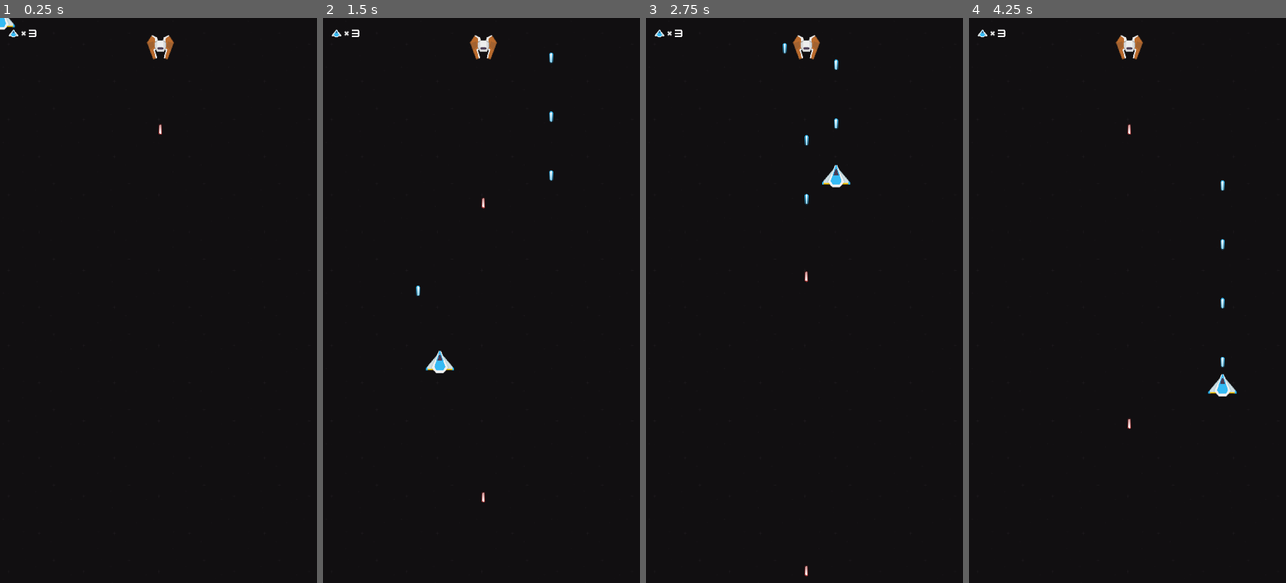
Above: before the commit, frames 1-4 (left to right).
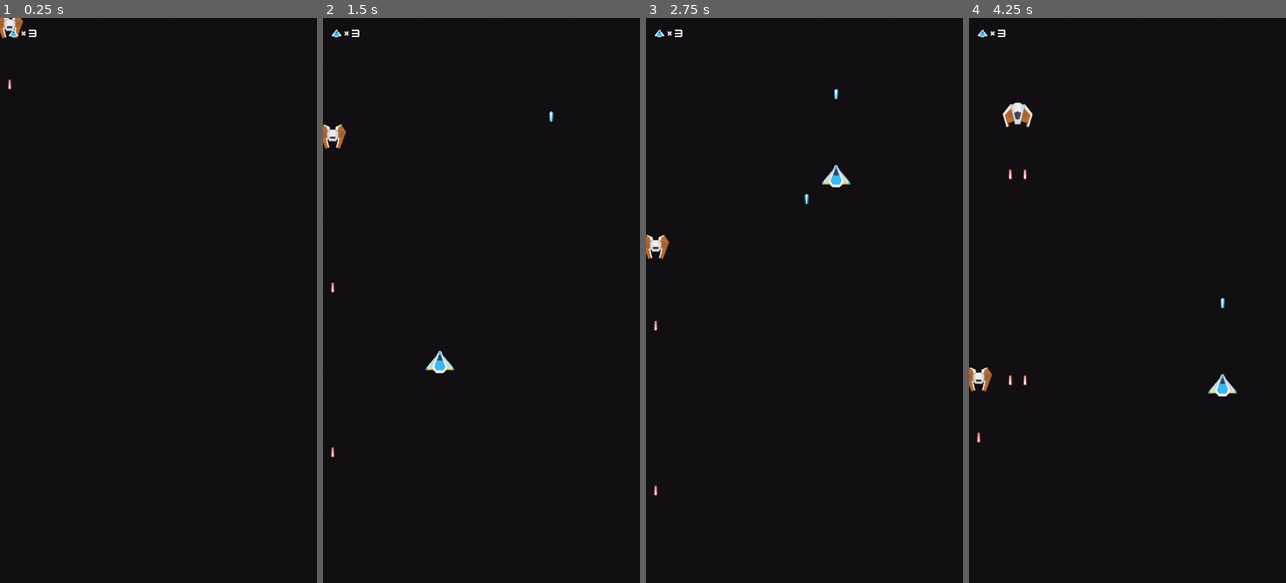
Above: after the commit, the same moments.

Repository: sakkaku-dev/space-shooter
Game: Godot game, scene res://scenes/Game.tscn
The game is run twice, just before and just after one commit, with the same random seed, the same clock (stepped at 60 frames per second) and the same inputs.
Inputs (mouse positions are in pixels of both pictures, inside the frame that each line leads up to):
- Up to frame 1 (0.25 s): no input
- Up to frame 2 (1.5 s): tap Enter at 0.5 s; move the mouse to (551, 272) at 0.52 s; hold Right (ui_right) 0.53-1.25 s; click (551, 272) at 0.67 s; drag from (418, 328) to (484, 430) at 1.27 s
- Up to frame 3 (2.75 s): move the mouse to (836, 176) at 2.02 s; hold Right (ui_right) from 2.03 s (still down)
- Up to frame 4 (4.25 s): release Right (ui_right) at 2.75 s; drag from (1111, 413) to (1108, 46) at 2.77 s; move the mouse to (1222, 385) at 3.52 s; hold Left (ui_left) from 3.53 s (still down)

The runs differ from the first frame. In frame 1, 0.5% of the frame differs, in the area x 0-55%, y 0-21%; in frame 2, 0.6%; in frame 3, 0.7%; in frame 4, 1.0%, in the area x 0-81%, y 3-76%.
Error in both runs: Attempt to call function 'queue_free' in base 'previously freed instance' on a null instance. (res://shared/misc/FreeOnExit.gd:8)

Commit message:
Add more enemy ships + spawner

Diff:
--- a/project.godot
+++ b/project.godot
@@ -53,6 +53,16 @@
 "class": "PlayerInput",
 "language": "GDScript",
 "path": "res://shared/input/PlayerInput.gd"
+}, {
+"base": "Node",
+"class": "Random",
+"language": "GDScript",
+"path": "res://shared/utils/Random.gd"
+}, {
+"base": "Node2D",
+"class": "RandomMove",
+"language": "GDScript",
+"path": "res://shared/misc/RandomMove.gd"
 }, {
 "base": "UnitTest",
 "class": "SceneTest",
@@ -84,6 +94,8 @@
 "MoveForwardState": "",
 "PlayerFocus": "",
 "PlayerInput": "",
+"Random": "",
+"RandomMove": "",
 "SceneTest": "",
 "State": "",
 "TableContainer": "",
--- a/scenes/Game.tscn
+++ b/scenes/Game.tscn
@@ -1,21 +1,36 @@
-[gd_scene load_steps=9 format=2]
+[gd_scene load_steps=14 format=2]
 
 [ext_resource path="res://scenes/spaceship/PlayerShip.tscn" type="PackedScene" id=1]
 [ext_resource path="res://scenes/black.png" type="Texture" id=2]
 [ext_resource path="res://scenes/Game.gd" type="Script" id=3]
 [ext_resource path="res://shared/state/MouseFollowState.gd" type="Script" id=4]
-[ext_resource path="res://scenes/spaceship/EnemyShip.tscn" type="PackedScene" id=5]
+[ext_resource path="res://shared/misc/Spawner.tscn" type="PackedScene" id=5]
 [ext_resource path="res://assets/theme.tres" type="Theme" id=6]
 [ext_resource path="res://scenes/ui/playerLife3_blue.png" type="Texture" id=7]
 [ext_resource path="res://scenes/ui/numeralX.png" type="Texture" id=8]
+[ext_resource path="res://scenes/spaceship/EnemyShip3.tscn" type="PackedScene" id=9]
+[ext_resource path="res://scenes/spaceship/EnemyShip.tscn" type="PackedScene" id=10]
+[ext_resource path="res://scenes/spaceship/EnemyShip4.tscn" type="PackedScene" id=11]
+[ext_resource path="res://shared/misc/RandomMove.tscn" type="PackedScene" id=12]
+
+[sub_resource type="RectangleShape2D" id=1]
+extents = Vector2( 540, 10 )
 
 [node name="Game" type="Node2D"]
 script = ExtResource( 3 )
 
-[node name="EnemyShip" parent="." instance=ExtResource( 5 )]
-position = Vector2( 546.683, 99.396 )
-collision_layer = 1
-collision_mask = 1
+[node name="RandomMove" parent="." instance=ExtResource( 12 )]
+position = Vector2( 540, -50 )
+node_path = NodePath("../Spawner")
+
+[node name="CollisionShape2D" parent="RandomMove" index="0"]
+shape = SubResource( 1 )
+
+[node name="Spawner" parent="." instance=ExtResource( 5 )]
+position = Vector2( 540, 0 )
+scene = [ ExtResource( 10 ), ExtResource( 9 ), ExtResource( 11 ) ]
+spawn_delay = 3.0
+spawn = true
 
 [node name="PlayerShip" parent="." instance=ExtResource( 1 )]
 position = Vector2( 540, 1750 )
@@ -78,3 +93,6 @@
 margin_right = 102.0
 margin_bottom = 45.0
 text = "3"
+[connection signal="spawned" from="Spawner" to="RandomMove" method="move"]
+
+[editable path="RandomMove"]
--- a/scenes/laser/EnemyLaser.tscn
+++ b/scenes/laser/EnemyLaser.tscn
@@ -4,6 +4,7 @@
 [ext_resource path="res://scenes/laser/laserRed06.png" type="Texture" id=2]
 
 [node name="EnemyLaser" instance=ExtResource( 1 )]
+collision_mask = 8
 
 [node name="Sprite" parent="." index="0"]
 texture = ExtResource( 2 )
--- /dev/null
+++ b/scenes/laser/EnemyLaserBall.tscn
@@ -0,0 +1,21 @@
+[gd_scene load_steps=4 format=2]
+
+[ext_resource path="res://scenes/laser/Laser.tscn" type="PackedScene" id=1]
+[ext_resource path="res://scenes/laser/laserCircleRed.png" type="Texture" id=2]
+
+[sub_resource type="CircleShape2D" id=1]
+radius = 15.18
+
+[node name="EnemyLaserBall" instance=ExtResource( 1 )]
+
+[node name="Sprite" parent="." index="0"]
+texture = ExtResource( 2 )
+
+[node name="CollisionShape2D" parent="." index="1"]
+shape = SubResource( 1 )
+
+[node name="MoveForwardState" parent="." index="2"]
+speed = 800
+
+[node name="FreeOnExit" parent="." index="3"]
+obj_path = NodePath("../../EnemyLaserBall")
--- a/scenes/laser/Laser.tscn
+++ b/scenes/laser/Laser.tscn
@@ -8,6 +8,8 @@
 extents = Vector2( 5, 18 )
 
 [node name="Laser" type="Area2D"]
+collision_layer = 0
+collision_mask = 16
 
 [node name="Sprite" type="Sprite" parent="."]
 texture = ExtResource( 1 )
--- a/scenes/spaceship/EnemyShip.tscn
+++ b/scenes/spaceship/EnemyShip.tscn
@@ -1,11 +1,12 @@
-[gd_scene load_steps=5 format=2]
+[gd_scene load_steps=6 format=2]
 
 [ext_resource path="res://scenes/spaceship/PlayerShip.tscn" type="PackedScene" id=1]
 [ext_resource path="res://scenes/spaceship/enemyRed1.png" type="Texture" id=2]
 [ext_resource path="res://scenes/laser/EnemyLaser.tscn" type="PackedScene" id=3]
+[ext_resource path="res://shared/state/MoveForwardState.gd" type="Script" id=4]
 
 [sub_resource type="CircleShape2D" id=1]
-radius = 45.0
+radius = 40.0
 
 [node name="EnemyShip" instance=ExtResource( 1 )]
 collision_layer = 16
@@ -19,5 +20,11 @@
 [node name="LaserSpawner" parent="." index="2"]
 position = Vector2( 0, 45.3844 )
 rotation = 3.14159
-scene = ExtResource( 3 )
-spawn_delay = 1.0
+scene = [ ExtResource( 3 ) ]
+spawn_delay = 0.8
+
+[node name="MoveForwardState" type="Node" parent="." index="3"]
+script = ExtResource( 4 )
+speed = 300
+backwards = true
+body_path = NodePath("..")
--- /dev/null
+++ b/scenes/spaceship/EnemyShip3.tscn
@@ -0,0 +1,22 @@
+[gd_scene load_steps=5 format=2]
+
+[ext_resource path="res://shared/misc/Spawner.tscn" type="PackedScene" id=1]
+[ext_resource path="res://scenes/spaceship/enemyRed3.png" type="Texture" id=2]
+[ext_resource path="res://scenes/spaceship/EnemyShip.tscn" type="PackedScene" id=3]
+[ext_resource path="res://scenes/laser/EnemyLaser.tscn" type="PackedScene" id=4]
+
+[node name="EnemyShip3" instance=ExtResource( 3 )]
+
+[node name="Sprite" parent="." index="0"]
+texture = ExtResource( 2 )
+
+[node name="LaserSpawner" parent="." index="2"]
+position = Vector2( -25, 50 )
+spawn_delay = 1.0
+
+[node name="Spawner" parent="." index="3" instance=ExtResource( 1 )]
+position = Vector2( 25, 50 )
+rotation = 3.14159
+scene = [ ExtResource( 4 ) ]
+spawn_delay = 1.0
+spawn = true
--- /dev/null
+++ b/scenes/spaceship/EnemyShip4.tscn
@@ -0,0 +1,18 @@
+[gd_scene load_steps=4 format=2]
+
+[ext_resource path="res://scenes/spaceship/EnemyShip.tscn" type="PackedScene" id=1]
+[ext_resource path="res://scenes/spaceship/enemyRed4.png" type="Texture" id=2]
+[ext_resource path="res://scenes/laser/EnemyLaserBall.tscn" type="PackedScene" id=3]
+
+[node name="EnemyShip4" instance=ExtResource( 1 )]
+
+[node name="Sprite" parent="." index="0"]
+texture = ExtResource( 2 )
+
+[node name="LaserSpawner" parent="." index="2"]
+position = Vector2( 0, 58.7328 )
+scene = [ ExtResource( 3 ) ]
+spawn_delay = 2.0
+
+[node name="MoveForwardState" parent="." index="3"]
+speed = 150
--- a/scenes/spaceship/PlayerShip.tscn
+++ b/scenes/spaceship/PlayerShip.tscn
@@ -19,6 +19,6 @@
 
 [node name="LaserSpawner" parent="." instance=ExtResource( 2 )]
 position = Vector2( 0, -44.7171 )
-scene = ExtResource( 1 )
-spawn_delay = 0.2
+scene = [ ExtResource( 1 ) ]
+spawn_delay = 0.5
 spawn = true
--- /dev/null
+++ b/shared/misc/RandomMove.gd
@@ -0,0 +1,23 @@
+extends Node2D
+
+class_name RandomMove
+
+export var node_path: NodePath
+onready var node := get_node(node_path)
+
+onready var collision := $CollisionShape2D
+
+func _ready():
+	move()
+
+func move():
+	var rect_shape = collision.shape as RectangleShape2D
+	var rand_local_pos = Vector2(
+		Random.random_int(0, rect_shape.extents.x * 2),
+		Random.random_int(0, rect_shape.extents.y * 2)
+	)
+	var start_pos = collision.global_position
+	start_pos.x -= rect_shape.extents.x
+	start_pos.y -= rect_shape.extents.y
+
+	node.global_position = start_pos + rand_local_pos
--- /dev/null
+++ b/shared/misc/RandomMove.tscn
@@ -0,0 +1,11 @@
+[gd_scene load_steps=3 format=2]
+
+[ext_resource path="res://shared/misc/RandomMove.gd" type="Script" id=1]
+
+[sub_resource type="RectangleShape2D" id=1]
+
+[node name="RandomMove" type="Node2D"]
+script = ExtResource( 1 )
+
+[node name="CollisionShape2D" type="CollisionShape2D" parent="."]
+shape = SubResource( 1 )
--- a/shared/misc/Spawner.gd
+++ b/shared/misc/Spawner.gd
@@ -2,7 +2,7 @@
 
 signal spawned
 
-export var scene: PackedScene
+export(Array, PackedScene) var scene: Array
 export var spawn_delay = 1.0
 export var spawn = false
 
@@ -18,7 +18,7 @@
 		_spawn()
 
 func _spawn():
-	var instance = scene.instance()
+	var instance = scene[Random.random_int(0, scene.size())].instance()
 	get_tree().current_scene.add_child(instance)
 	instance.global_transform = global_transform
 	instance.rotation = rotation
--- a/shared/state/MoveForwardState.gd
+++ b/shared/state/MoveForwardState.gd
@@ -3,10 +3,11 @@
 class_name MoveForwardState
 
 export var speed = 100
+export var backwards = false
 
 export var body_path: NodePath
 onready var body: Node2D = get_node(body_path)
 
 func _physics_process(delta):
-	if body:
-		body.move_local_y(-speed * delta)
+	var dir = 1 if backwards else -1
+	body.move_local_y(dir * speed * delta)
--- /dev/null
+++ b/shared/utils/Random.gd
@@ -0,0 +1,6 @@
+extends Node
+
+class_name Random
+
+static func random_int(min_value: int, max_value: int) -> int:
+	return (randi() % max_value) + min_value
Binary file added: scenes/laser/laserCircle.png
Binary file added: scenes/laser/laserCircleRed.png
